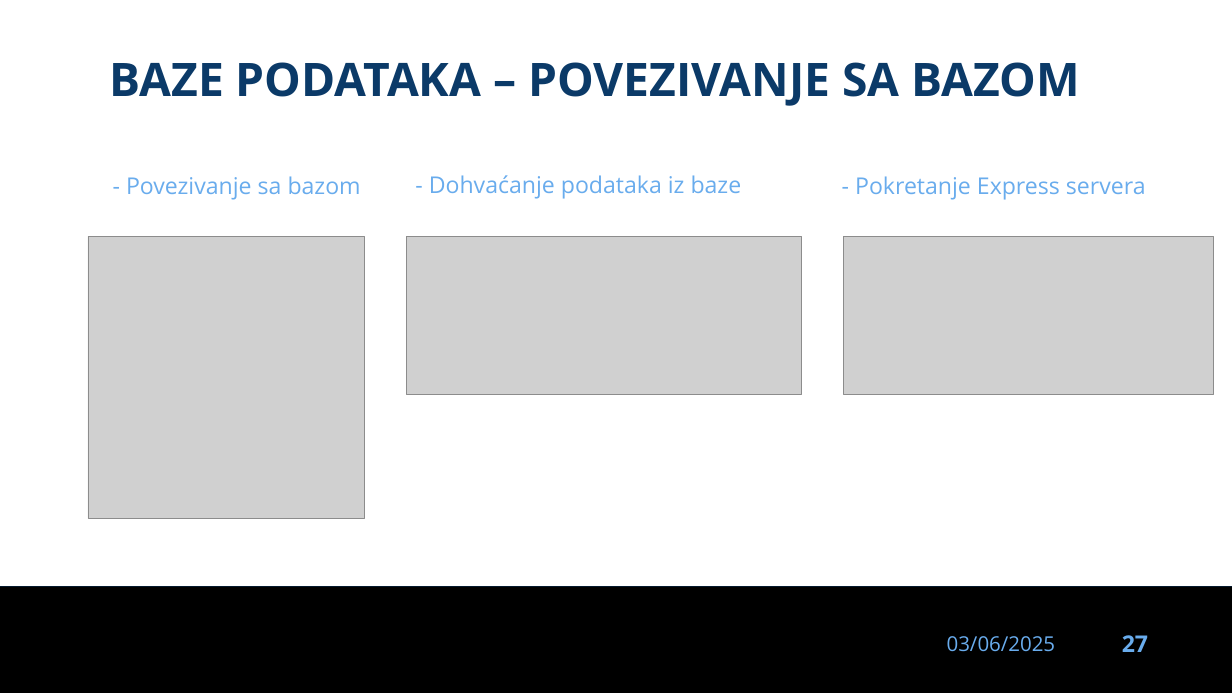
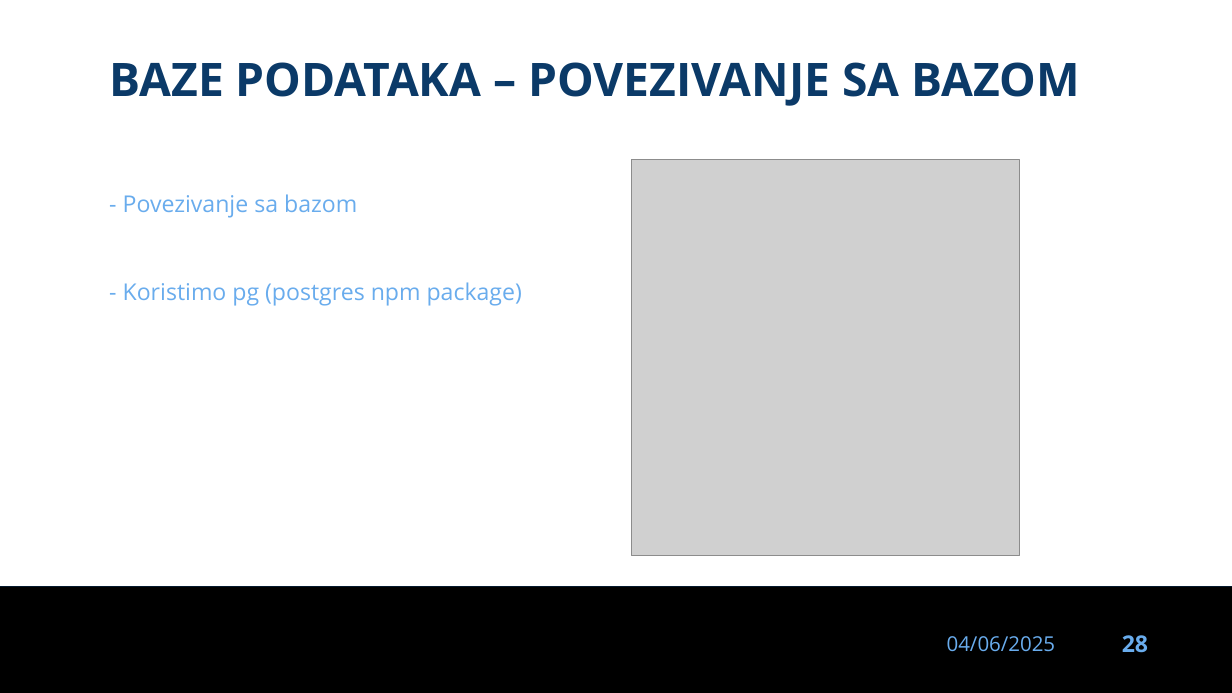
Before and after one commit to dinoDuvnjak/CTK, a slide deck: slide 28 of Bootcamp/DB-uvod/DB-uvod.pptx (slide 27 before the commit). Drawn at 1232x693 pixels with LibreOffice and Linux fonts; fonts in the diff are those of the drawing; grey boxes stand for pictures; background and template pictures are left out. Boxes give left, top, right and bottom in pixels: in the first picture for what was removed or moved away, otherwise in the second. Text is boxed around its words. In the diff, an @@ line names an element or a change of style, - is before the commit and + after.

```diff
--- a/Bootcamp/DB-uvod/DB-uvod.pptx
+++ b/Bootcamp/DB-uvod/DB-uvod.pptx
@@ text removed at bbox=[429, 175, 742, 199] @@
-- Dohvaćanje podataka iz baze
@@ picture: place and size @@
-picture at bbox=[88, 237, 364, 518]
+picture at bbox=[631, 160, 1019, 555]
@@ text removed at bbox=[855, 176, 1146, 199] @@
-- Pokretanje Express servera
@@ text "- Povezivanje sa bazom": place and size @@
-text "- Povezivanje sa bazom" at bbox=[126, 176, 361, 199]
+text "- Povezivanje sa bazom" at bbox=[123, 194, 357, 217]
@@ picture removed at bbox=[407, 237, 802, 395] @@
@@ picture removed at bbox=[844, 237, 1214, 395] @@
@@ text added at bbox=[123, 282, 522, 306], 18 pt, text #69ACED @@
+- Koristimo pg (postgres npm package)
@@ text at bbox=[947, 636, 1056, 652]: text changed @@
-03/06/2025
+04/06/2025
@@ page number at bbox=[1122, 635, 1148, 653]: text changed @@
-27
+28
```
Also in this commit, not shown: 28 other slides changed, 2 slides added, 1 slide removed, 4 other files.
